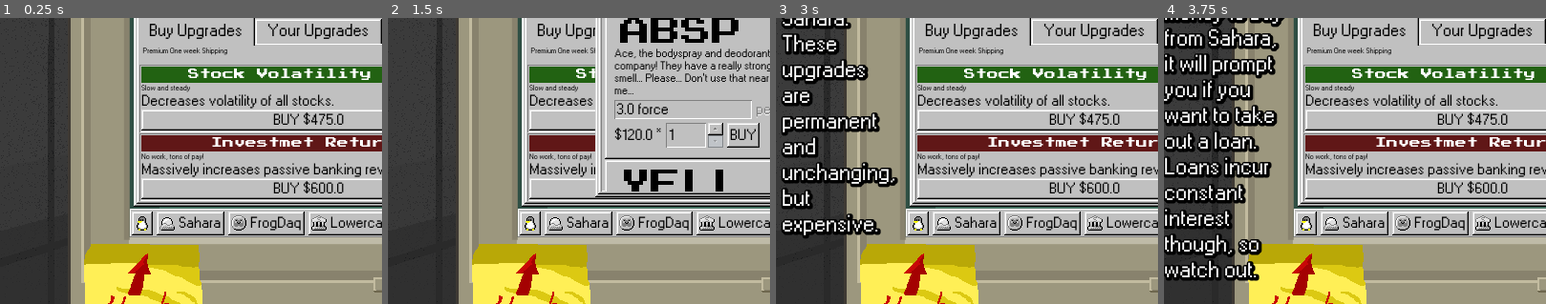
Above: before the commit, frames 1-4 (left to right).
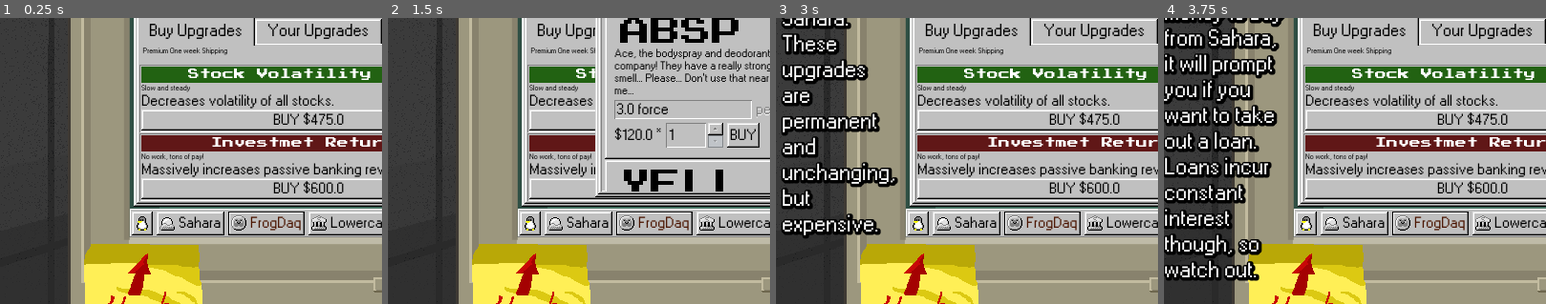
Above: after the commit, the same moments.

Repository: ygda-org/stock-strikers
Game: Godot game, scene res://main/tutorial/tutorial_elevator.tscn
The game is run twice, just before and just after one commit, with the same random seed, the same clock (stepped at 60 frames per second) and the same inputs. This scene is started directly instead of the project's main scene. Sound files missing from this copy of the repository are replaced by a short silence.
Inputs (mouse positions are % of the whole screen's width and height, from its top left):
- Up to frame 1 (0.25 s): no input
- Up to frame 2 (1.5 s): click (19, 74) at 0.5 s; click (19, 74) at 1.25 s
- Up to frame 3 (3 s): click "Sahara" at 2 s; click "FrogDaq" at 2.75 s
- Up to frame 4 (3.75 s): click "Lowercase Two" at 3.5 s
The pictures show only the part of the screen within x 0-50%, y 38-88%; the shares and areas given below are measured in that part.

The runs differ from the first frame. In frame 1, 0.3% of the frame differs, in the area x 59-80%, y 67-76%; in frame 2, 0.3%; in frame 3, 0.3%; in frame 4, 0.3%.

Commit message:
starting on the gui focuses

Diff:
--- a/assets/tempoary_assets/windows_95.tres
+++ b/assets/tempoary_assets/windows_95.tres
@@ -1,11 +1,19 @@
 [gd_resource type="Theme" format=3 uid="uid://qlk0jixls6nn"]
 
 [ext_resource type="Texture2D" uid="uid://bw7bnogec8q7l" path="res://assets/tempoary_assets/windows95_uibox.png" id="1_kff6g"]
+[ext_resource type="Texture2D" uid="uid://b416n5l3hlv55" path="res://assets/tempoary_assets/windows95_uibox_focused.png" id="1_ytuhu"]
 [ext_resource type="Texture2D" uid="uid://cr86sr5oos60a" path="res://assets/tempoary_assets/button_pressed.png" id="2_4aqo3"]
 [ext_resource type="Texture2D" uid="uid://b6vt4te58eg6g" path="res://assets/tempoary_assets/windows95_indentbox.png" id="2_6uw2k"]
 [ext_resource type="FontFile" uid="uid://c5ud1mm20glbo" path="res://assets/tempoary_assets/W95F.otf" id="2_8v75k"]
 [ext_resource type="Texture2D" uid="uid://c0iss3c1knqn" path="res://assets/tempoary_assets/down_arrow.png" id="4_baieu"]
 [ext_resource type="Texture2D" uid="uid://cxolcowgvwoa1" path="res://assets/tempoary_assets/up_arrow.png" id="5_ytuhu"]
+
+[sub_resource type="StyleBoxTexture" id="StyleBoxTexture_h2vk8"]
+texture = ExtResource("1_ytuhu")
+texture_margin_left = 3.0
+texture_margin_top = 3.0
+texture_margin_right = 3.0
+texture_margin_bottom = 3.0
 
 [sub_resource type="StyleBoxTexture" id="StyleBoxTexture_ytuhu"]
 texture = ExtResource("1_kff6g")
@@ -200,10 +208,11 @@
 [resource]
 default_font = ExtResource("2_8v75k")
 Button/colors/font_color = Color(0, 0, 0, 1)
-Button/colors/font_focus_color = Color(0, 0, 0, 1)
+Button/colors/font_focus_color = Color(0.2925206, 0.08074882, 0, 1)
 Button/colors/font_hover_color = Color(0, 0, 0, 1)
 Button/colors/font_hover_pressed_color = Color(0, 0, 0, 1)
 Button/colors/font_pressed_color = Color(0, 0, 0, 1)
+Button/styles/focus = SubResource("StyleBoxTexture_h2vk8")
 Button/styles/hover = SubResource("StyleBoxTexture_ytuhu")
 Button/styles/hover_pressed = SubResource("StyleBoxTexture_ywe0g")
 Button/styles/normal = SubResource("StyleBoxTexture_2mnb1")
--- a/gui/elevator_gui.gd
+++ b/gui/elevator_gui.gd
@@ -14,6 +14,7 @@
 
 # Called when the node enters the scene tree for the first time.
 func _ready() -> void:
+	$Background/Taskbar/MarginContainer/HBoxContainer/StockButton.grab_focus()
 	if PlayerStats.money < 0:
 		var new_debt = Loan.new()
 		new_debt.title = "Outstanding Debt"
--- a/gui/elevator_gui.tscn
+++ b/gui/elevator_gui.tscn
@@ -136,11 +136,15 @@
 
 [node name="StartButton" type="Button" parent="Background/Taskbar/MarginContainer/HBoxContainer" unique_id=1687193267]
 layout_mode = 2
+focus_neighbor_left = NodePath("../MoneyButton")
+focus_neighbor_right = NodePath("../PermButton")
 toggle_mode = true
 icon = ExtResource("4_jra5y")
 
 [node name="PermButton" type="Button" parent="Background/Taskbar/MarginContainer/HBoxContainer" unique_id=769714251]
 layout_mode = 2
+focus_neighbor_left = NodePath("../StartButton")
+focus_neighbor_right = NodePath("../StockButton")
 toggle_mode = true
 text = "Sahara"
 icon = ExtResource("5_kne5f")
@@ -149,12 +153,16 @@
 custom_minimum_size = Vector2(50, 0)
 layout_mode = 2
 size_flags_horizontal = 0
+focus_neighbor_left = NodePath("../PermButton")
+focus_neighbor_right = NodePath("../MoneyButton")
 toggle_mode = true
 text = "FrogDaq"
 icon = ExtResource("4_w5gor")
 
 [node name="MoneyButton" type="Button" parent="Background/Taskbar/MarginContainer/HBoxContainer" unique_id=604286391]
 layout_mode = 2
+focus_neighbor_left = NodePath("../StockButton")
+focus_neighbor_right = NodePath("../StartButton")
 toggle_mode = true
 text = "Lowercase Two"
 icon = ExtResource("6_kne5f")
Binary file added: assets/tempoary_assets/windows95_uibox_focused.png
Not shown, added: assets/tempoary_assets/windows95_uibox_focused.png.import
